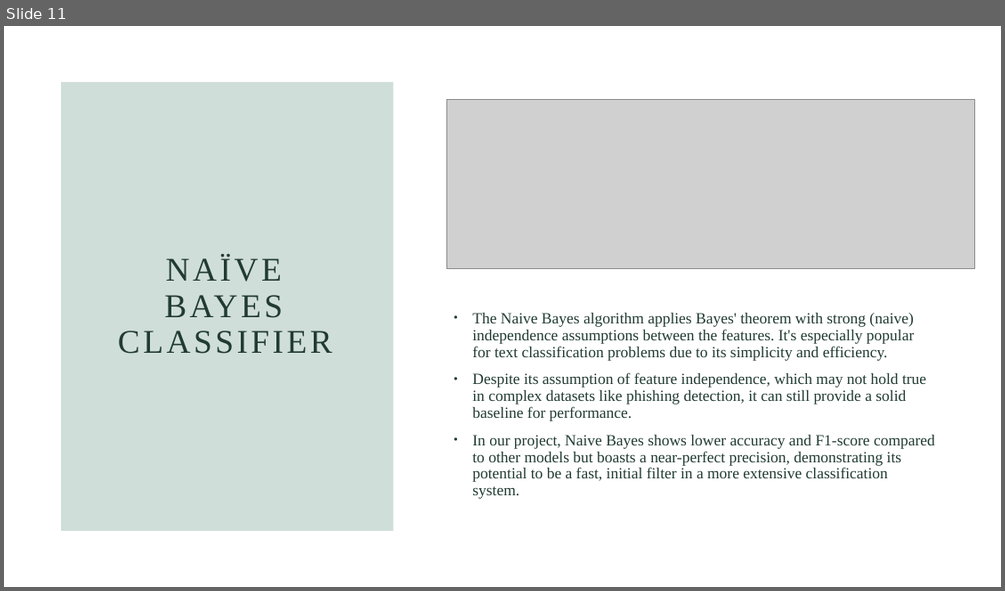
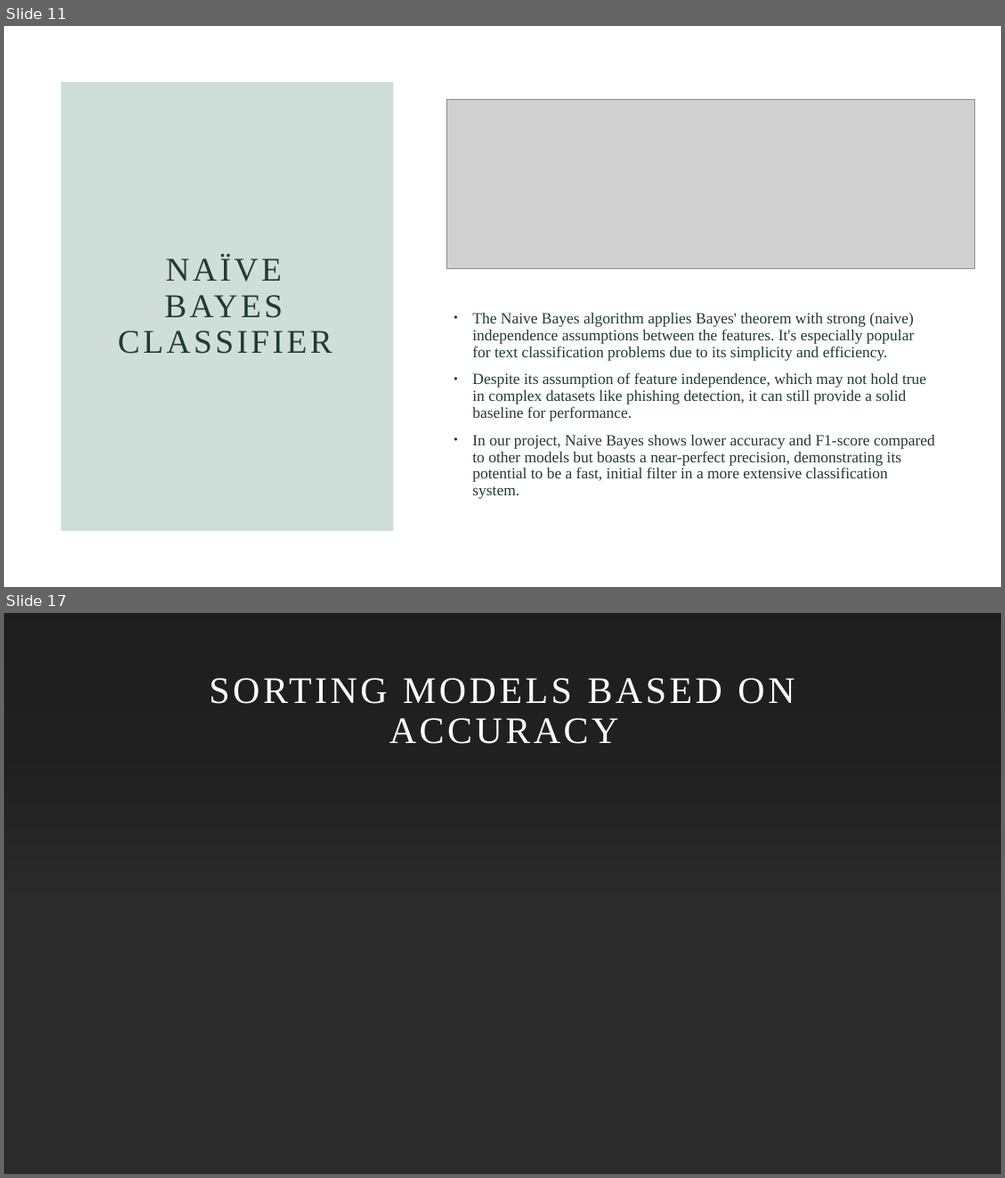
Before and after one commit to mpriyankapatil/ISU-Software_Project_2024, a slide deck: Week 6 .pptx. Shown one above the other, each under a label of ours: slide 11 before the commit, slides 11 and 17 after it; the slides between them are not shown. The pictures are 1005x591 and 1005x1178 pixels, drawn with LibreOffice and Linux fonts; fonts in the diff are those of the drawing; grey boxes stand for pictures; background and template pictures are left out; a plain dark background stands for a picture behind light text. Boxes give left, top, right and bottom in pixels: in the first picture for what was removed or moved away, otherwise in the second. Text is boxed around its words. In the diff, an @@ line names an element or a change of style, - is before the commit and + after.

```diff
--- a/Week 6 .pptx
+++ b/Week 6 .pptx
@@ slide 17 added at <box>4,613,1001,1174</box>, background picture (left out) @@
@@ rectangle added at <box>4,613,1001,1174</box>, fill #FFFFFF @@
@@ rectangle added at <box>4,613,1001,893</box>, fill gradient #000000 @@
@@ title added at <box>209,678,794,744</box>, 36 pt, text #FFFFFF @@
+SORTING MODELS BASED ON ACCURACY
```
Also in this commit, not shown: 6 other slides added, 1 other file.
